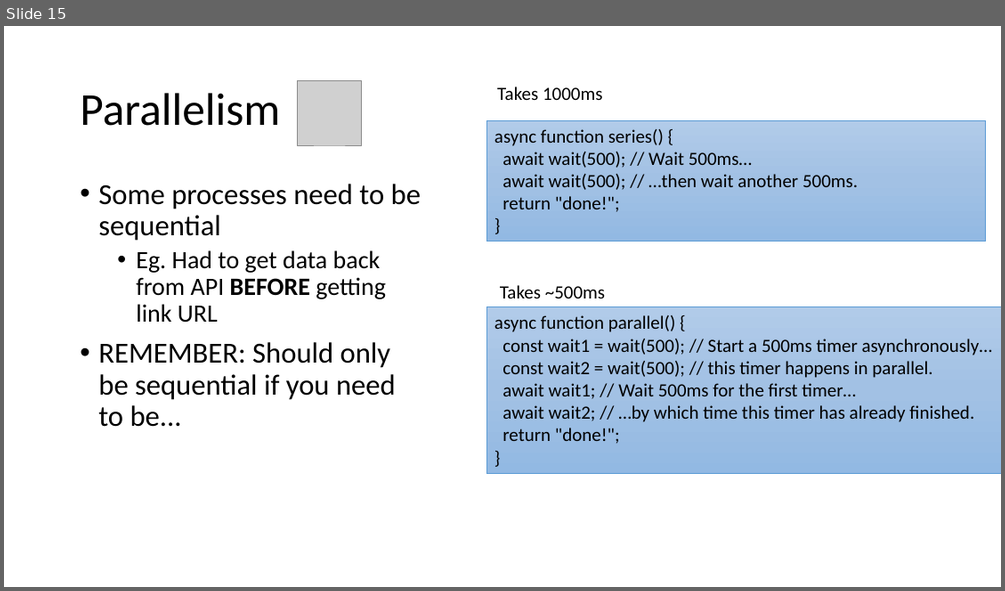
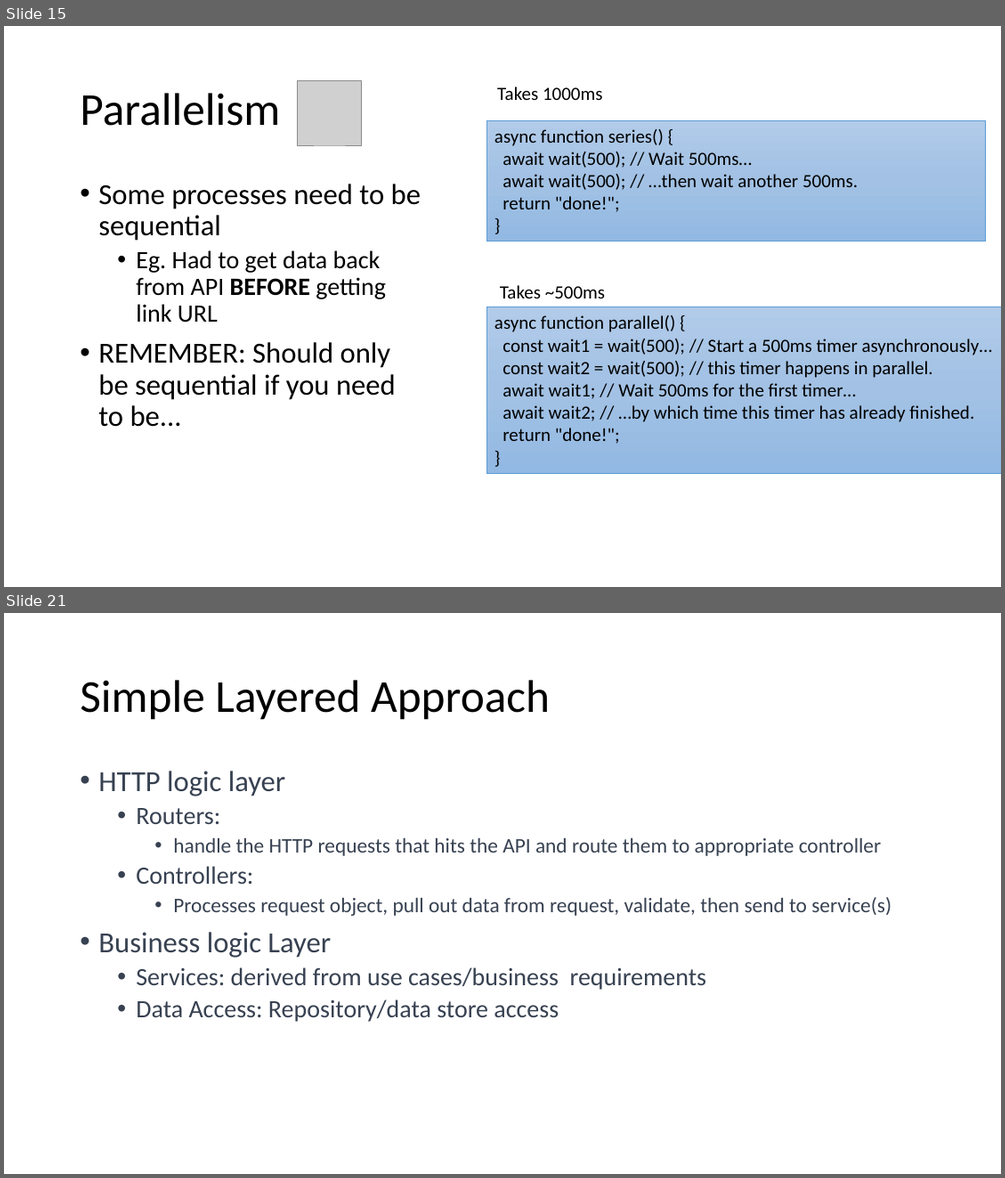
Before and after one commit to diarmuidoconnor/ewd-module-2025, a slide deck: topic09/talk-2/Promises.pptx. Shown one above the other, each under a label of ours: slide 15 before the commit, slides 15 and 21 after it; the slides between them are not shown. The pictures are 1005x591 and 1005x1178 pixels, drawn with LibreOffice and Linux fonts; fonts in the diff are those of the drawing; grey boxes stand for pictures. Boxes give left, top, right and bottom in pixels: in the first picture for what was removed or moved away, otherwise in the second. Text is boxed around its words. In the diff, an @@ line names an element or a change of style, - is before the commit and + after.

```diff
--- a/topic09/talk-2/Promises.pptx
+++ b/topic09/talk-2/Promises.pptx
@@ slide 21 added at (4, 613, 1001, 1174), background #FFFFFF @@
@@ title added at (80, 680, 550, 720), 44 pt, text #000000 @@
+Simple Layered Approach
@@ text added at (98, 771, 891, 1022), 20 pt, text #374151 @@
+• HTTP logic layer
+  • Routers:
+    • handle the HTTP requests that hits the API and route them to appropriate controller
+  • Controllers:
+    • Processes request object, pull out data from request, validate, then send to service(s)
+• Business logic Layer
+  • Services: derived from use cases/business requirements
+  • Data Access: Repository/data store access
```
Also in this commit, not shown: 5 other slides added, 5 other files.
